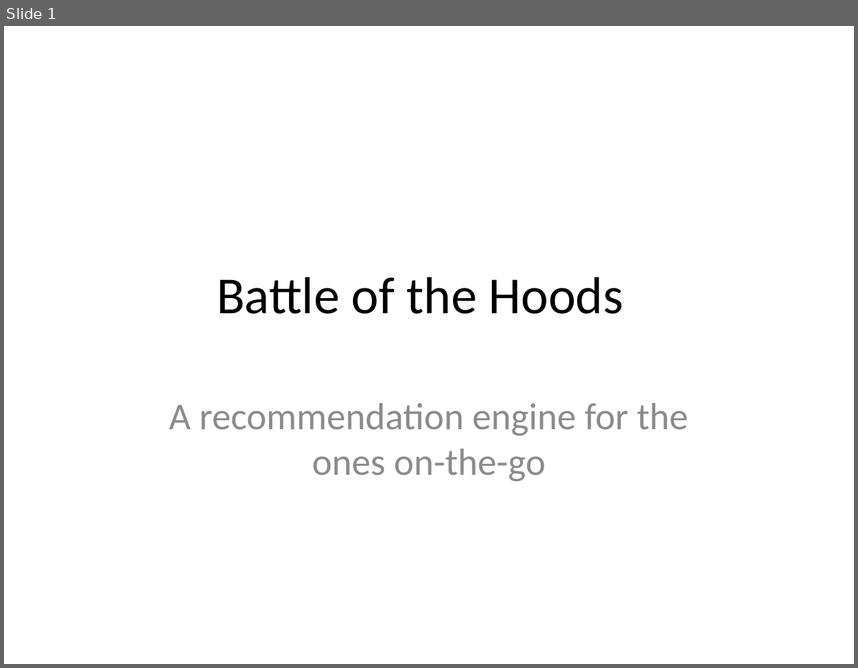
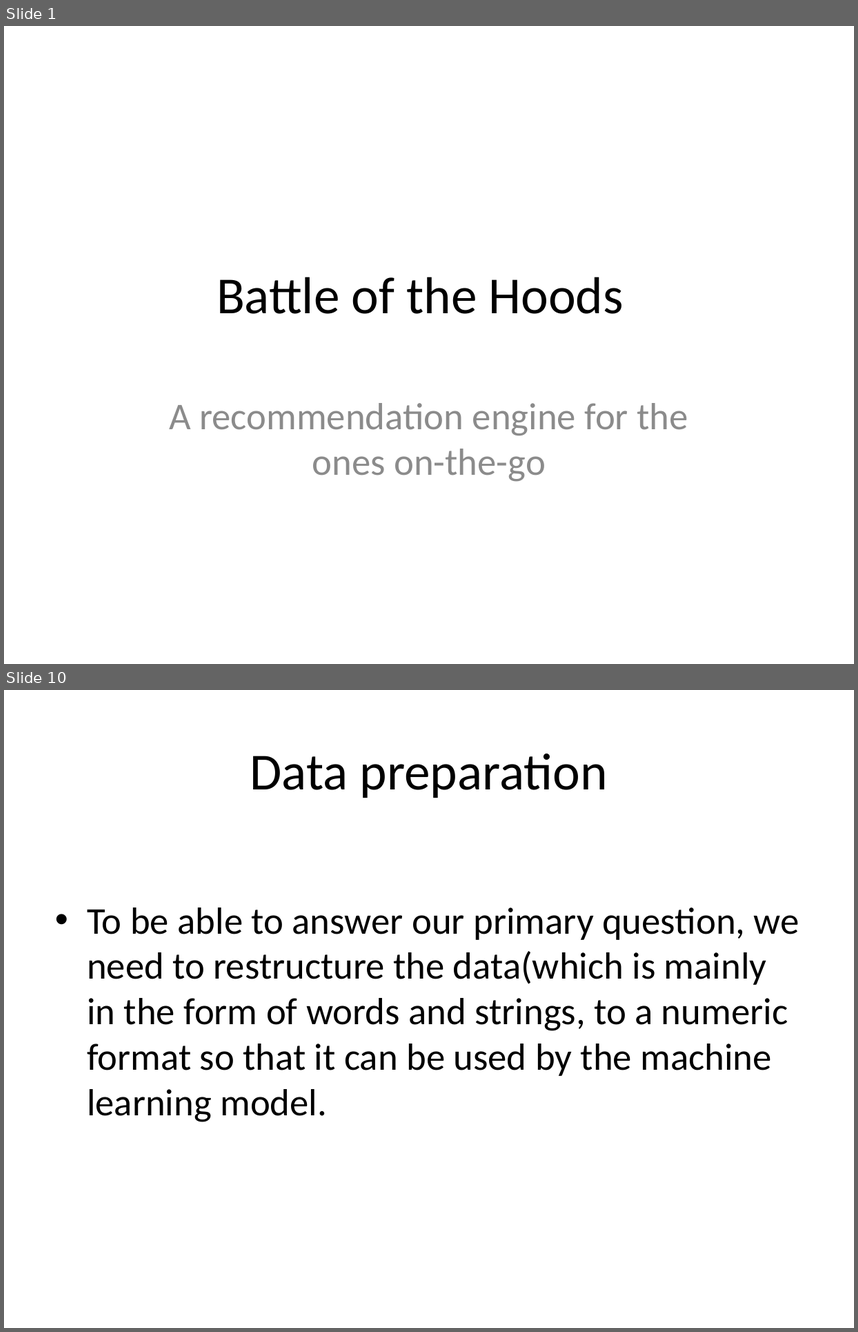
Before and after one commit to seraph-wing/Battle-of-the-Hoods, a slide deck: Battle of the Hoods.pptx. Shown one above the other, each under a label of ours: slide 1 before the commit, slides 1 and 10 after it; the slides between them are not shown. The pictures are 858x668 and 858x1332 pixels, drawn with LibreOffice and Linux fonts; fonts in the diff are those of the drawing. Boxes give left, top, right and bottom in pixels: in the first picture for what was removed or moved away, otherwise in the second. Text is boxed around its words. In the diff, an @@ line names an element or a change of style, - is before the commit and + after.

```diff
--- a/Battle of the Hoods.pptx
+++ b/Battle of the Hoods.pptx
@@ slide 10 added at (4,690,854,1328), background #FFFFFF @@
@@ title added at (250,753,608,798), 44 pt, text #000000 @@
+Data preparation
@@ text added at (87,907,800,1122), 32 pt, text #000000 @@
+• To be able to answer our primary question, we need to restructure the data(which is mainly in the form of words and strings, to a numeric format so that it can be used by the machine learning model.
```
Also in this commit, not shown: 22 other slides added, 1 slide removed, 2 other files.
